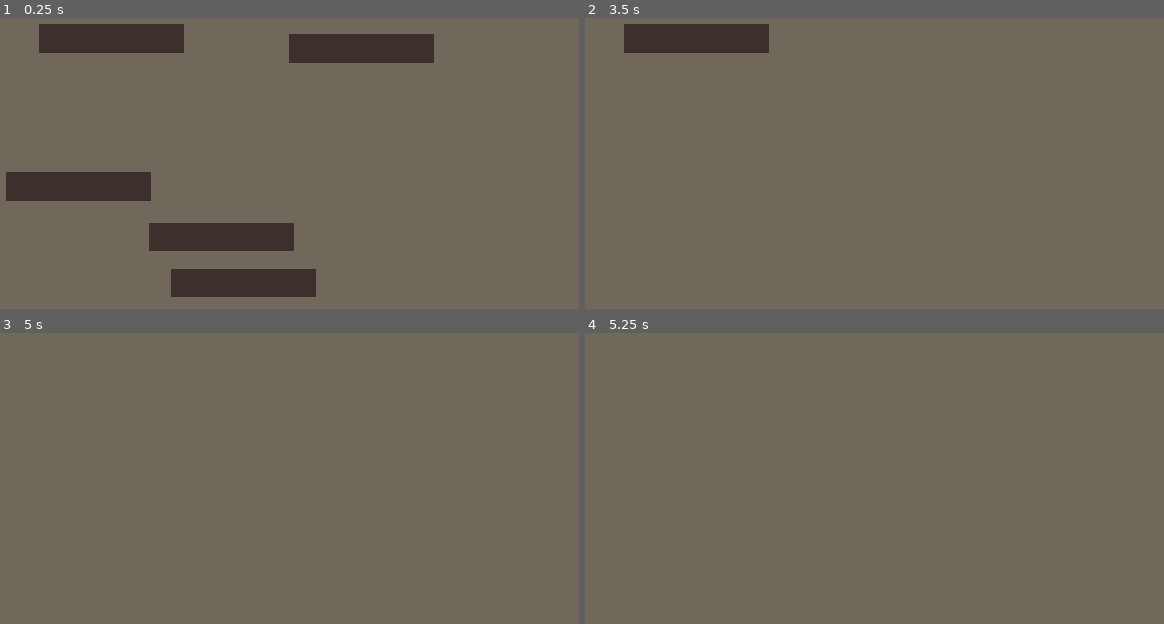
Above: before the commit, frames 1-4 (two rows, left to right).
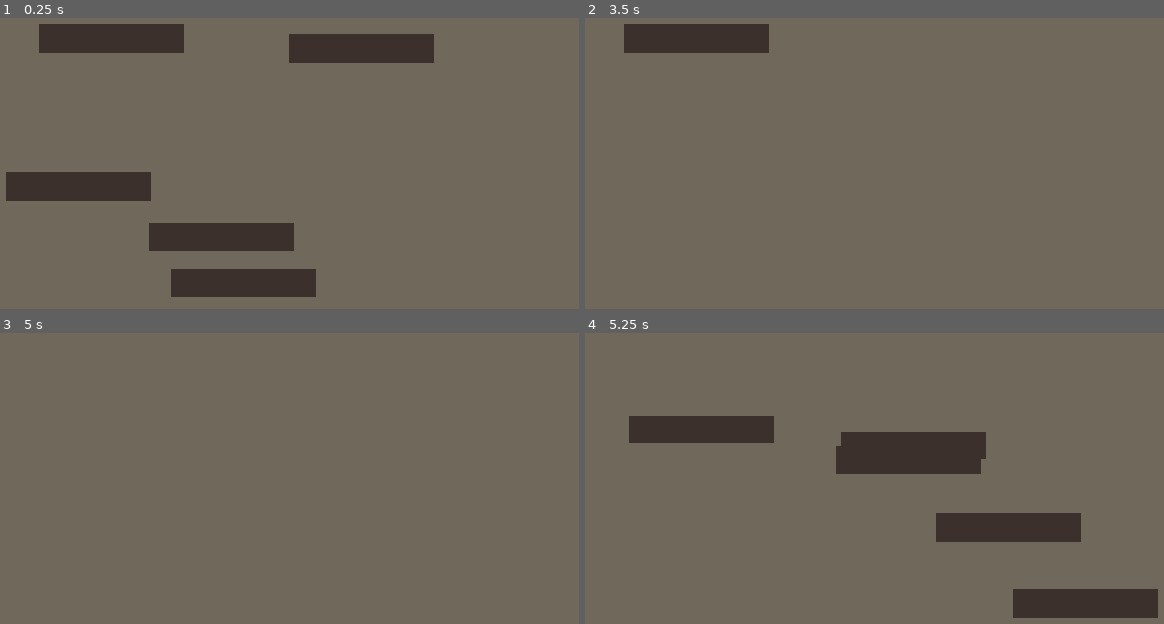
Above: after the commit, the same moments.

Repository: EthanPlant/LD56
Game: Godot game, scene res://scenes/main.tscn
Same seed, same stepped clock (60 frames per second), same inputs: the game is played once before the commit and once after it.
Inputs (mouse positions are in pixels of both pictures, inside the frame that each line leads up to):
- Up to frame 1 (0.25 s): no input
- Up to frame 2 (3.5 s): tap Enter at 0.5, 2 s; move the mouse to (805, 236) at 0.52 s; click (805, 236) at 0.6 s; tap Space at 1.25, 2.75 s; move the mouse to (828, 282) at 1.27 s; click (828, 282) at 1.35 s; move the mouse to (666, 186) at 2.02 s; click (666, 186) at 2.1 s; move the mouse to (943, 47) at 2.77 s; click (943, 47) at 2.85 s
- Up to frame 3 (5 s): tap Enter at 3.5 s; move the mouse to (110, 353) at 3.52 s; click (110, 353) at 3.6 s; tap Space at 4.25 s; move the mouse to (110, 431) at 4.27 s; click (110, 431) at 4.35 s
- Up to frame 4 (5.25 s): move the mouse to (978, 498) at 5.02 s; click (978, 498) at 5.1 s

Frames 1-3 are identical in both runs. In frame 4, 11% of the frame differs, in the area x 7-99%, y 28-98%.

Commit message:
Minigame switching

Diff:
--- a/scenes/minigames/clean_litter/poop.tscn
+++ b/scenes/minigames/clean_litter/poop.tscn
@@ -1,6 +1,6 @@
 [gd_scene load_steps=3 format=3 uid="uid://bg4w4uau41is6"]
 
-[ext_resource type="Script" path="res://scenes/minigames/clean_litter/poop.gd" id="1_mb3pe"]
+[ext_resource type="Script" path="res://scripts/minigames/clean_litter/poop.gd" id="1_mb3pe"]
 
 [sub_resource type="RectangleShape2D" id="RectangleShape2D_sbdkm"]
 size = Vector2(13.3218, 5.12693)
@@ -11,7 +11,6 @@
 script = ExtResource("1_mb3pe")
 
 [node name="Area2D" type="Area2D" parent="."]
-scale = Vector2(1, 1)
 
 [node name="CollisionShape2D" type="CollisionShape2D" parent="Area2D"]
 position = Vector2(0.779846, 0.271084)
--- a/scripts/minigames/clean_litter/clean_litter.gd
+++ b/scripts/minigames/clean_litter/clean_litter.gd
@@ -1,10 +1,11 @@
-extends Node2D
+extends Minigame
 
 @export var poop_count = 5
 
 var _poop_list = []
 
 func _ready() -> void:
+    super()
     var poop_scene = preload("res://scenes/minigames/clean_litter/poop.tscn")
     for i in range(poop_count):
         var poop_instance = poop_scene.instantiate()
--- a/scripts/minigames/feed_cats/feed_cats.gd
+++ b/scripts/minigames/feed_cats/feed_cats.gd
@@ -1,6 +1,7 @@
-extends Node2D
+extends Minigame
 
 func _ready() -> void:
+    super()
     var spawn_timer = Timer.new()
     spawn_timer.wait_time = 0.5
     spawn_timer.one_shot = false
--- /dev/null
+++ b/scripts/minigames/minigame.gd
@@ -0,0 +1,21 @@
+class_name Minigame
+extends Node2D
+
+signal game_won
+
+@export var duration = 5.0
+var _timer
+
+func _ready() -> void:
+    _timer = Timer.new()
+    _timer.wait_time = duration
+    _timer.timeout.connect(_on_timer_timeout)
+    _timer.one_shot = true
+    add_child(_timer)
+    _timer.start()
+
+func end_game():
+    game_won.emit()
+
+func _on_timer_timeout():
+    end_game()
--- a/scripts/minigames/minigame_player.gd
+++ b/scripts/minigames/minigame_player.gd
@@ -1,9 +1,19 @@
 extends Node2D
 
 var _minigames = ["feed_cats", "clean_litter"]
+var _current_game
 
 func _ready() -> void:
-    var game = _minigames[randi() % _minigames.size()]
-    var path = "res://scenes/minigames/%s/%s.tscn" % [game, game]
-    var game_scene = load(path).instantiate()
-    add_child(game_scene)
+	_switch_game()
+
+func _switch_game():
+	var game = _minigames[randi() % _minigames.size()]
+	var path = "res://scenes/minigames/%s/%s.tscn" % [game, game]
+	var game_scene = load(path).instantiate()
+	add_child(game_scene)
+	game_scene.game_won.connect(_on_minigame_win)
+	_current_game = game_scene
+
+func _on_minigame_win():
+	_current_game.queue_free()
+	_switch_game()
Renamed: scenes/minigames/clean_litter/poop.gd -> scripts/minigames/clean_litter/poop.gd
